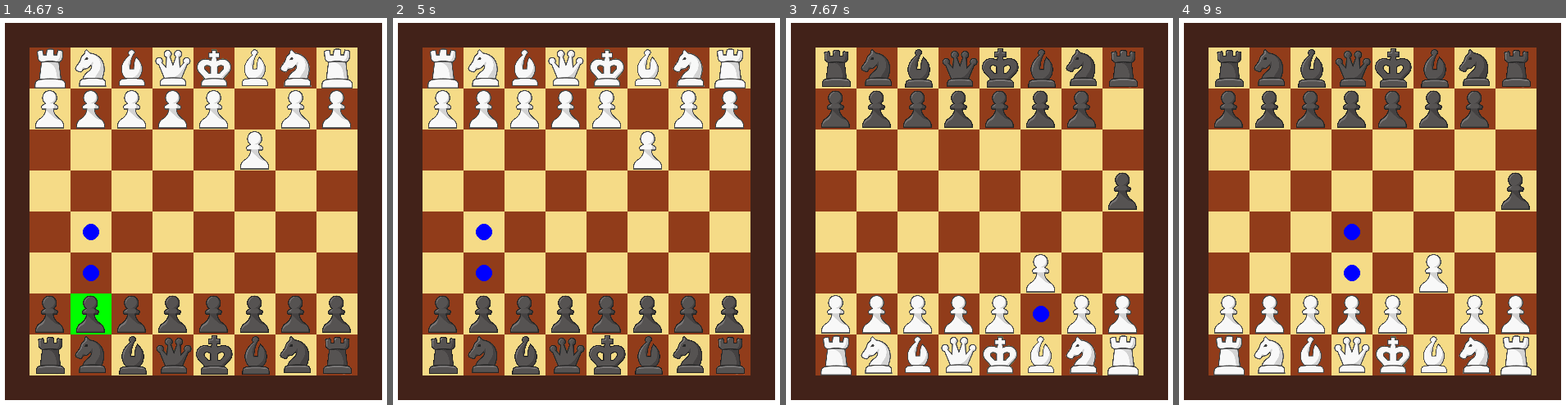
Above: before the commit, frames 1-4 (left to right).
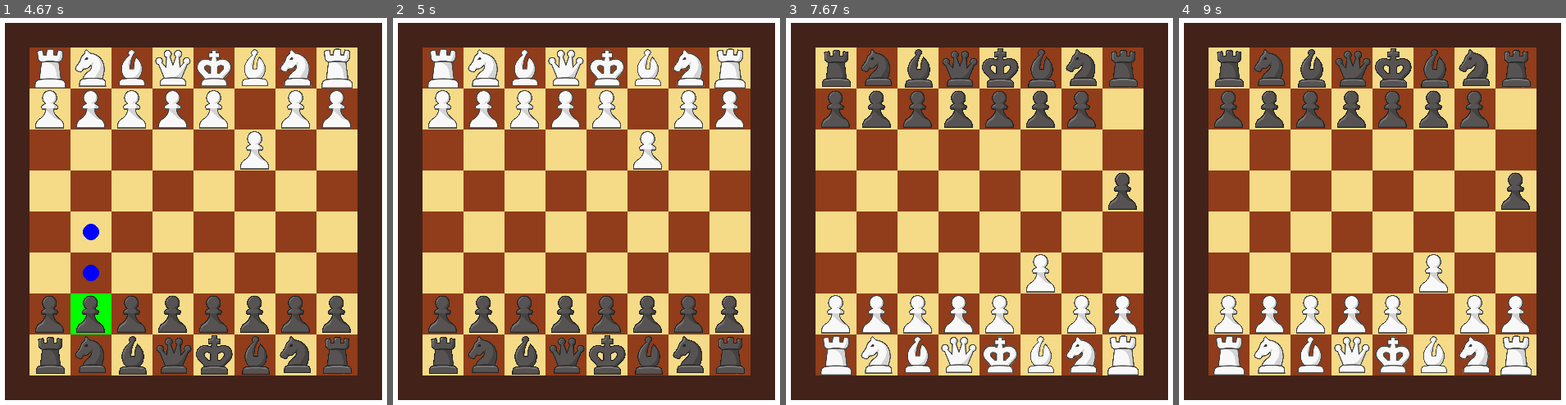
Above: after the commit, the same moments.

Repository: spawncreeper2006/Chess-NEA
Game: pygame game, started from main.py
The game is run twice, just before and just after one commit, with the same random seed, the same clock (stepped at 60 frames per second) and the same inputs.
Inputs (mouse positions are in pixels of both pictures, inside the frame that each line leads up to):
- Up to frame 1 (4.67 s): click (193, 211) at 0.38 s; click (239, 319) at 0.72 s; click (251, 254) at 1.05 s; click (170, 339) at 1.88 s; click (321, 288) at 2.22 s; click (77, 296) at 4.38 s
- Up to frame 2 (5 s): click (443, 180) at 4.72 s
- Up to frame 3 (7.67 s): click (905, 354) at 5.08 s; click (1080, 145) at 5.55 s; click (1006, 346) at 5.88 s; click (1130, 331) at 6.22 s; click (1122, 250) at 6.55 s; click (886, 331) at 6.88 s; click (1002, 343) at 7.22 s; click (859, 161) at 7.55 s
- Up to frame 4 (9 s): click (1322, 358) at 7.92 s; click (1364, 296) at 8.45 s; click (1213, 226) at 8.78 s

Frame 1 is identical in both runs. In frame 2, 0.3% of the frame differs, in the area x 21-26%, y 53-69%; in frame 3, 0.1%; in frame 4, 0.3%.

Commit message:
added some more assets and fixed bugs

Diff:
--- a/chess_engine.py
+++ b/chess_engine.py
@@ -43,9 +43,9 @@
 def does_not_endanger_king(piece, grid, pos) -> bool:
     possible_grid = deepcopy(grid)
 
-    possible_grid.white_pieces = grid.white_pieces.copy()
-
-    possible_grid.black_pieces = grid.black_pieces.copy()
+    # possible_grid.white_pieces = grid.white_pieces.copy()
+
+    # possible_grid.black_pieces = grid.black_pieces.copy()
     piece_position = piece.pos
     piece = possible_grid.coords(piece_position).piece
     possible_grid = piece.move(possible_grid, pos)
@@ -55,7 +55,7 @@
 
     enemy_attack_moves = get_team_attack_moves(possible_grid.current_turn, possible_grid)
 
-    return not possible_grid.king_pos[possible_grid.current_turn] in enemy_attack_moves
+    return not possible_grid.king_pos[other_team(possible_grid.current_turn)] in enemy_attack_moves
 
 
 
@@ -130,10 +130,11 @@
 class Grid:
     def __init__(self):
         self.data = []
-        [self.data.append(Square(WHITE_WOOD if (i%8 + i // 8) % 2 == 1 else BLACK_WOOD)) for i in range(64)]
+        [self.data.append(Square(WHITE_WOOD if (i % 8 + i // 8) % 2 == 1 else BLACK_WOOD)) for i in range(64)]
         self.current_turn = 'w'
         self.white_checked = False
         self.black_checked = False
+        self.winner = ''
         self.white_pieces = []
         self.black_pieces = []
         self.king_pos = {}
--- a/main.py
+++ b/main.py
@@ -1,7 +1,7 @@
 import pygame
 from chess_engine import *
 import os
-import warnings
+
 
 pygame.init()
 
@@ -93,8 +93,6 @@
             y = (n // 8)
             x = n % 8
 
-
-
             coords = self.pos[0] + x * self.square_size, self.pos[1] + y * self.square_size
 
             chess_coords = self.screen_to_chess_coords(coords)
@@ -127,8 +125,6 @@
 
 FOLDER_NAME = 'assets'
 
-
-
 BB_IMAGE = pygame.image.load(os.path.join(FOLDER_NAME, 'black_bishop.png'))
 BK_IMAGE = pygame.image.load(os.path.join(FOLDER_NAME, 'black_king.png'))
 BKN_IMAGE = pygame.image.load(os.path.join(FOLDER_NAME, 'black_knight.png'))
@@ -158,7 +154,8 @@
                          'WQ': pygame.transform.scale(WQ_IMAGE, SQUARE_DIMENSIONS),
                          'WR': pygame.transform.scale(WR_IMAGE, SQUARE_DIMENSIONS)}
 
-
+MOVE_SOUND = pygame.mixer.Sound(os.path.join(FOLDER_NAME, 'moving_piece.wav'))
+CHECK_SOUND = pygame.mixer.Sound(os.path.join(FOLDER_NAME, 'check.wav'))
 
 
 while running:
@@ -217,14 +214,20 @@
                     current_possible_moves = []
                     current_possible_move_coords = []
 
-
-
-
-                elif selected != None:
+                    if grid.white_checked or grid.black_checked:
+                        pygame.mixer.Sound.play(CHECK_SOUND)
+                    else:
+                        pygame.mixer.Sound.play(MOVE_SOUND)
+
+
+
+
+                elif selected != None: #CLICKED AWAY FROM PIECE
 
                     back_to_default(selected, current_possible_moves)
                     selected = None
                     current_possible_moves = set()
+                    current_possible_move_coords = []
 
     screen.fill(WHITE)
     pygame_chess_grid.render_grid(screen, grid.current_turn)
@@ -237,6 +240,8 @@
 
 
 
+
+
     pygame.display.flip()
 
     clock.tick(FPS)
Binary file changed: assets/black_bishop.png
Binary file changed: assets/black_king.png
Binary file changed: assets/black_knight.png
Binary file changed: assets/black_pawn.png
Binary file changed: assets/black_queen.png
Binary file changed: assets/black_rook.png
Binary file changed: assets/white_bishop.png
Binary file changed: assets/white_king.png
Binary file changed: assets/white_knight.png
Binary file changed: assets/white_pawn.png
Binary file changed: assets/white_queen.png
Binary file changed: assets/white_rook.png
(and 2 more such lines)
